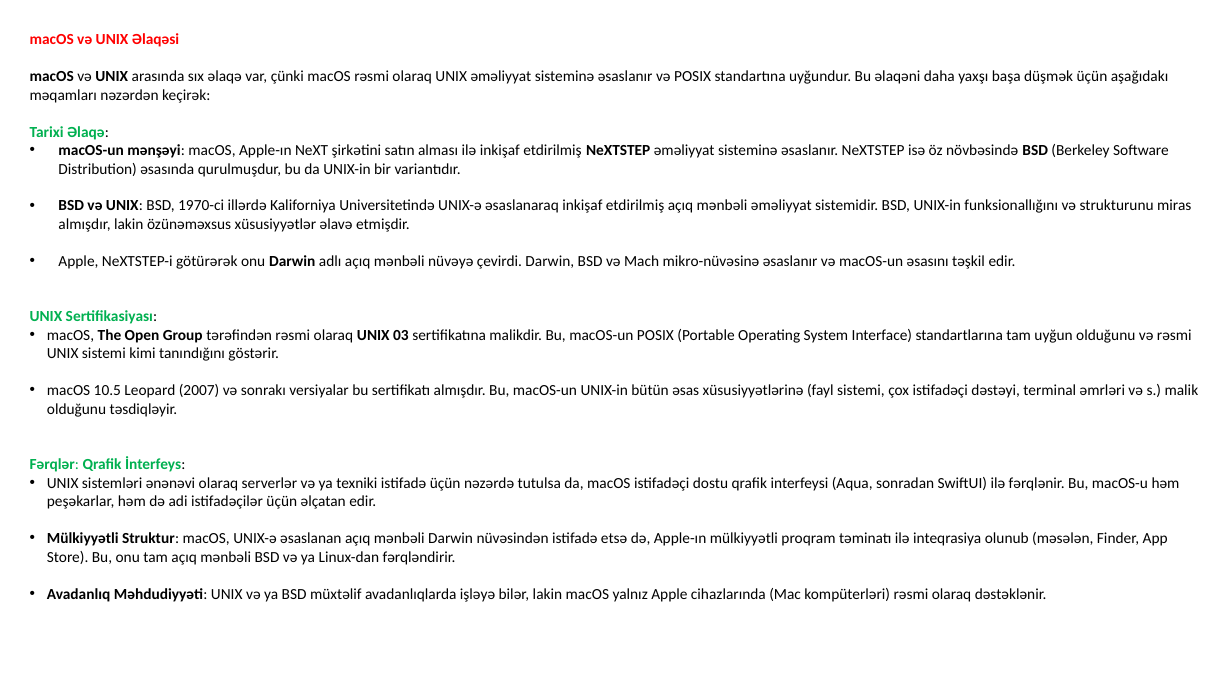
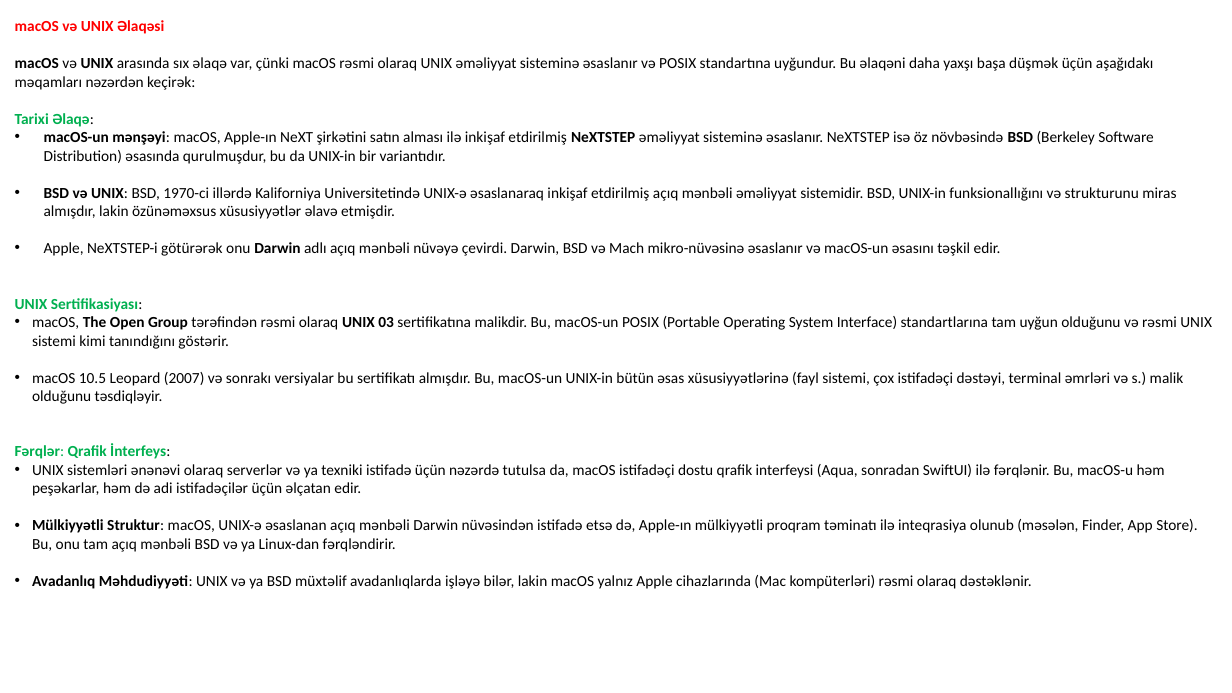
Before and after one commit to codeurient/DevOps, a slide deck: slide 7 of .lessons/Operating systems/1 linux/1.pptx. Drawn at 1232x693 pixels with LibreOffice and Linux fonts; fonts in the diff are those of the drawing. Boxes give left, top, right and bottom in pixels: in the first picture for what was removed or moved away, otherwise in the second. Text is boxed around its words. In the diff, an @@ line names an element or a change of style, - is before the commit and + after.

```diff
--- a/.lessons/Operating systems/1 linux/1.pptx
+++ b/.lessons/Operating systems/1 linux/1.pptx
@@ text "macOS və UNIX Əlaqəsi" rewrapped from (x1=30, y1=33, x2=1199, y2=602) to (x1=15, y1=20, x2=1212, y2=589) @@
```
Also in this commit, not shown: 3 other slides changed, 1 slide removed, 6 other files.
